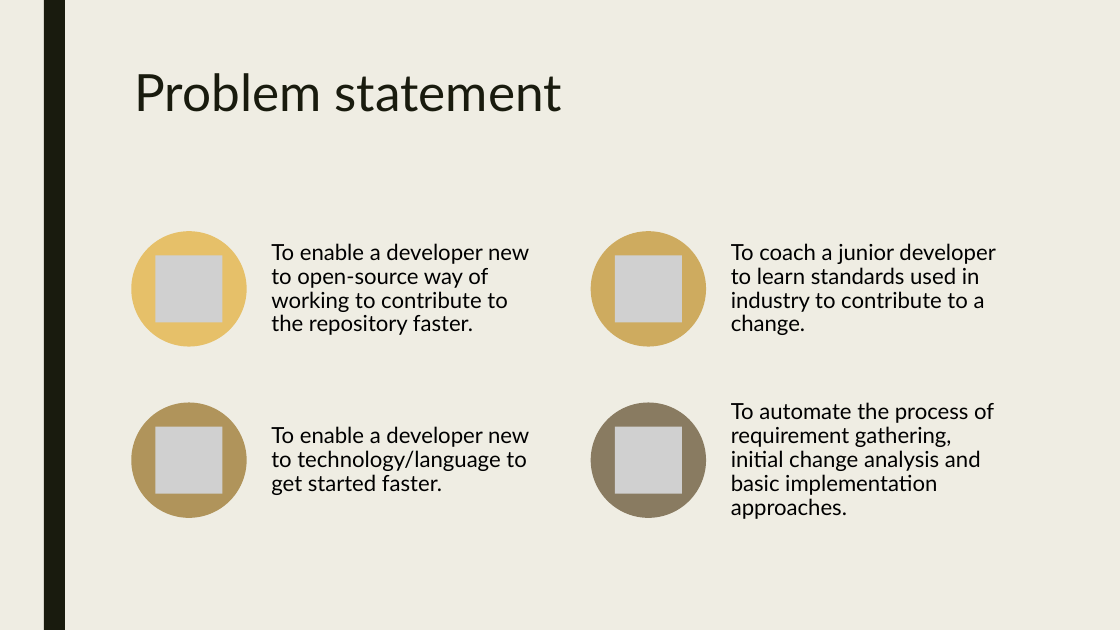
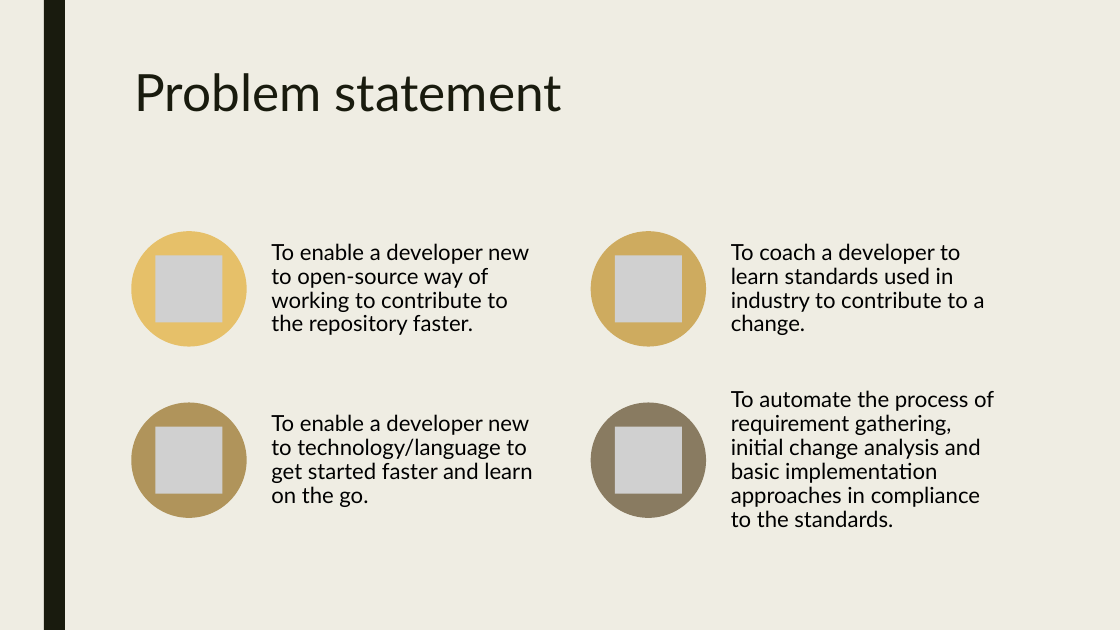
Before and after one commit to praveenkmrs/404-brain-not-found, a slide deck: slide 2 of tryathon/presentation/AITechMentor_tryathon.pptx. Drawn at 1120x630 pixels with LibreOffice and Linux fonts; fonts in the diff are those of the drawing; grey boxes stand for pictures. Boxes give left, top, right and bottom in pixels: in the first picture for what was removed or moved away, otherwise in the second. Text is boxed around its words. In the diff, an @@ line names an element or a change of style, - is before the commit and + after.

Commit message:
ppt

```diff
--- a/tryathon/presentation/AITechMentor_tryathon.pptx
+++ b/tryathon/presentation/AITechMentor_tryathon.pptx
@@ text in free at (731, 243, 985, 335): text changed @@
-To coach a junior developer to learn standards used in industry to contribute to a change.
+To coach a developer to learn standards used in industry to contribute to a change.
@@ text in free at (271, 414, 532, 507): text changed @@
-To enable a developer new to technology/language to get started faster.
+To enable a developer new to technology/language to get started faster and learn on the go.
@@ text in free at (731, 390, 994, 527): text changed @@
-To automate the process of requirement gathering, initial change analysis and basic implementation approaches.
+To automate the process of requirement gathering, initial change analysis and basic implementation approaches in compliance to the standards.
```
Also in this commit, not shown: 2 other slides changed, 3 slides added.
